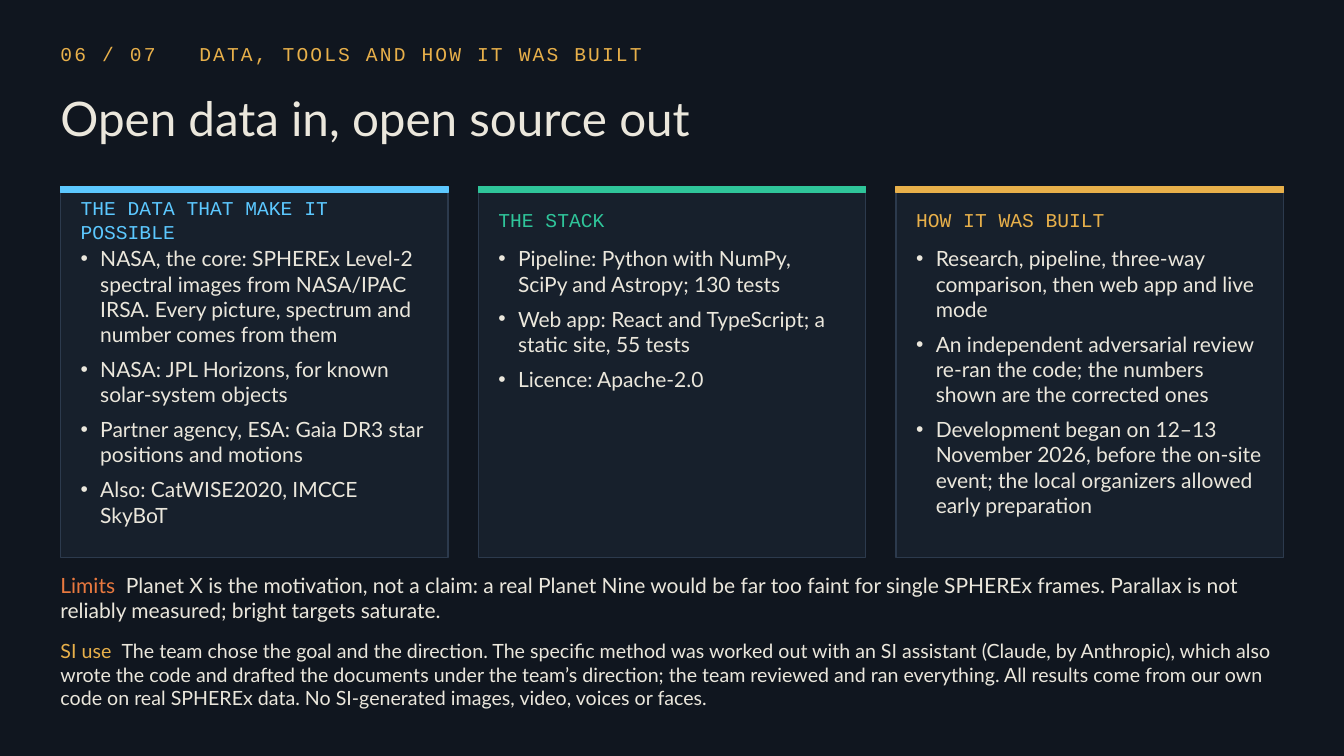
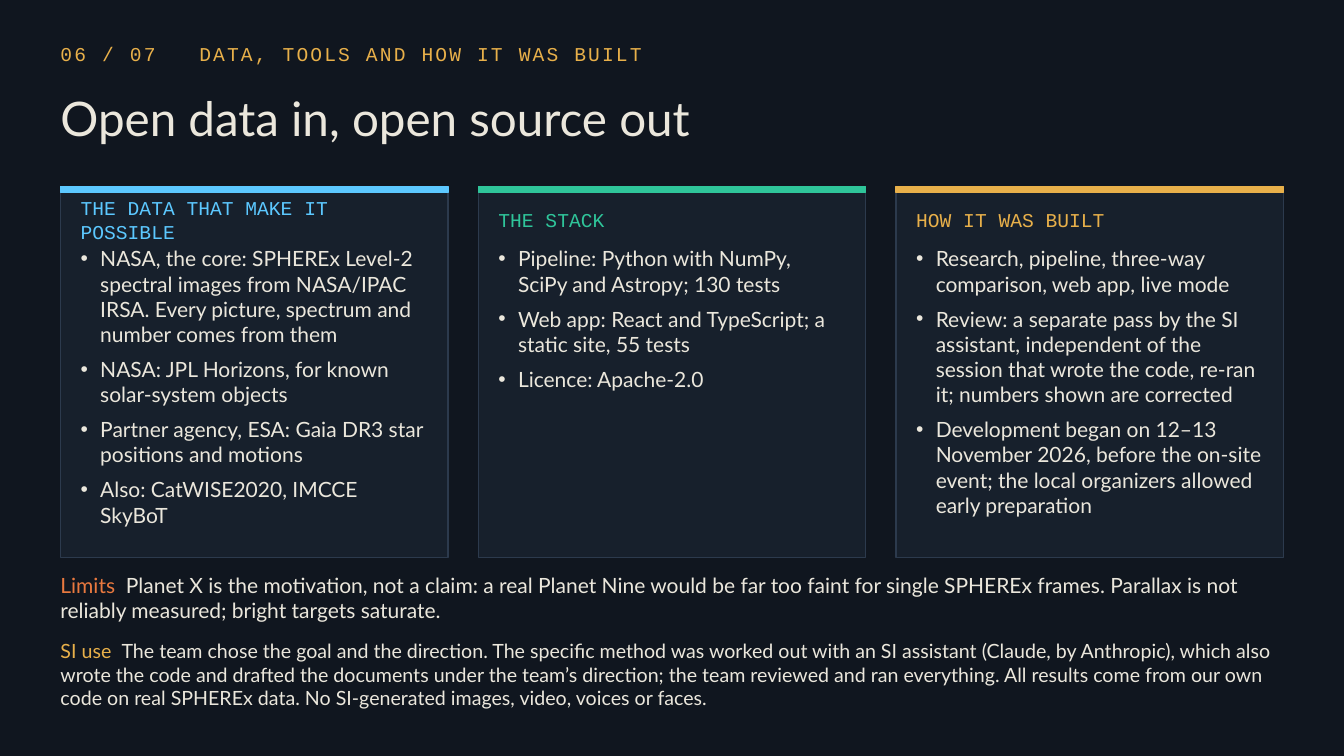
Before and after one commit to abed-r-j/parallax-spherex, a slide deck: slide 6 of presentation/ParallaX_ZENITH_LABS.pptx. Drawn at 1344x756 pixels with LibreOffice and Linux fonts; fonts in the diff are those of the drawing. Boxes give left, top, right and bottom in pixels: in the first picture for what was removed or moved away, otherwise in the second. Text is boxed around its words. In the diff, an @@ line names an element or a change of style, - is before the commit and + after.

```diff
--- a/presentation/ParallaX_ZENITH_LABS.pptx
+++ b/presentation/ParallaX_ZENITH_LABS.pptx
@@ text at (936, 250, 1256, 405): text changed @@
-• Research, pipeline, three-way comparison, then web app and live mode
-• An independent adversarial review re-ran the code; the numbers shown are the corrected ones
+• Research, pipeline, three-way comparison, web app, live mode
+• Review: a separate pass by the SI assistant, independent of the session that wrote the code, re-ran it; numbers shown are corrected
```
Also in this commit, not shown: 30 other files.
